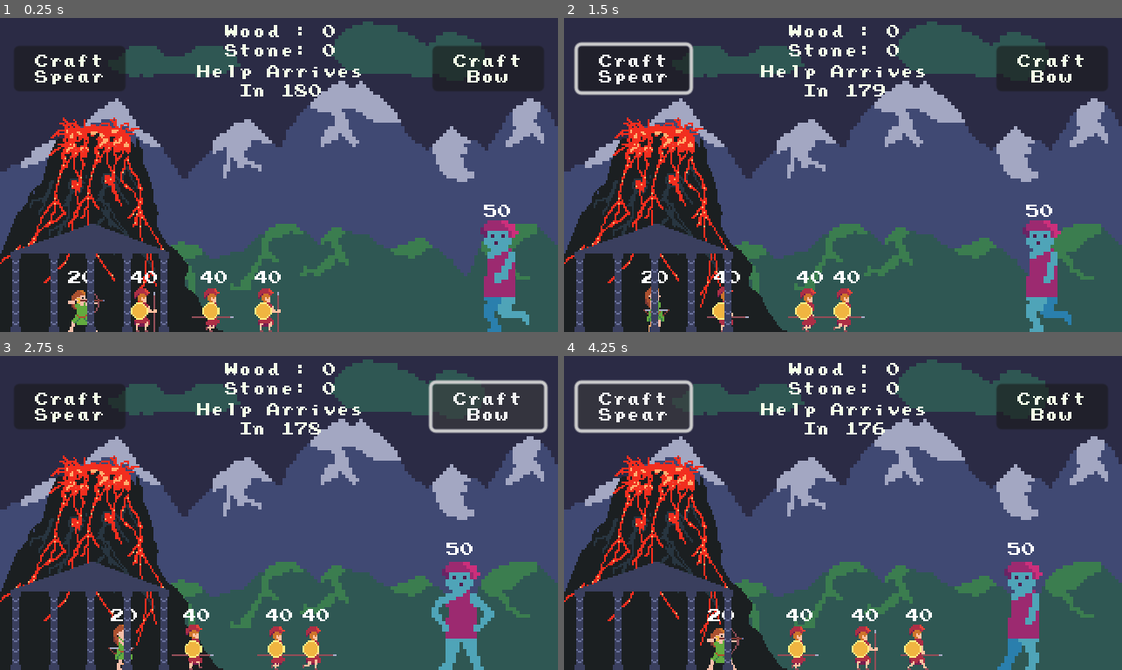
Above: before the commit, frames 1-4 (two rows, left to right).
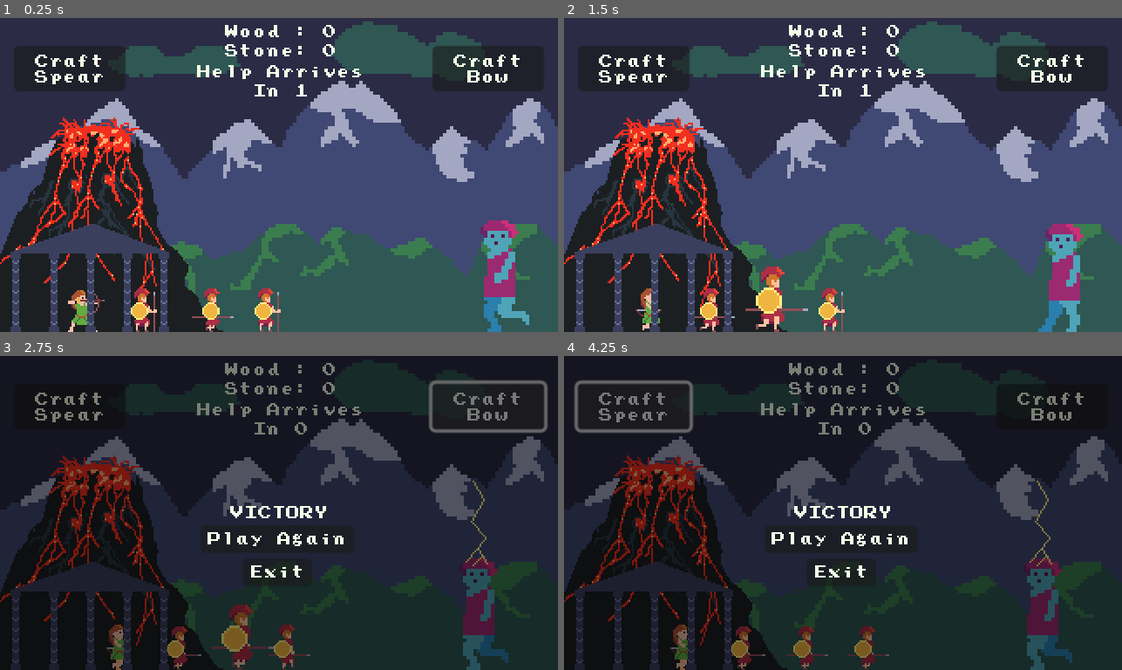
Above: after the commit, the same moments.

Repository: pjz987/Hephaestus
Game: Godot game, scene res://battle.tscn
Two runs of this game, one before a commit and one after it. Both use one fixed random seed, a clock stepped at 60 frames per second and the inputs below. The engine's default icon, where the game draws it, is replaced by a stand-in: a white triangle on a blue panel in a dark square.
Inputs (mouse positions are in pixels of both pictures, inside the frame that each line leads up to):
- Up to frame 1 (0.25 s): no input
- Up to frame 2 (1.5 s): click "Craft Spear" at 0.5 s; click (843, 200) at 1.25 s, where only the run after the commit has a clickable "Play Again"
- Up to frame 3 (2.75 s): click "Craft Bow" at 2 s
- Up to frame 4 (4.25 s): click (843, 538) at 2.75 s, where only the run after the commit has a clickable "Play Again"; click "Craft Spear" at 3.5 s

The runs differ from the first frame. In frame 1, 0.7% of the frame differs, in the area x 12-92%, y 21-85%; in frame 2, 6.8%; in frame 3, 87%; in frame 4, 88%, in the area x 0-100%, y 0-100%.

Commit message:
aaaahhhhhhh

Diff:
--- a/archer.tscn
+++ b/archer.tscn
@@ -103,6 +103,7 @@
 shape = SubResource("RectangleShape2D_t0s6b")
 
 [node name="Label" type="Label" parent="."]
+visible = false
 texture_filter = 1
 offset_left = -8.0
 offset_top = -35.0
--- a/battle.gd
+++ b/battle.gd
@@ -13,6 +13,9 @@
 @onready var end_screen_label = $EndScreen/EndScreenLabel
 @onready var victory_countdown_label = $UI/VictoryCountdownLabel
 @onready var victory_timer = $VictoryTimer
+
+var zapsound = MasterAudio.get_child(9)
+var thundsound = MasterAudio.get_child(10)
 
 
 func _ready():
@@ -76,6 +79,9 @@
 
 func _on_victory_timer_timeout():
 	GameManager.win_game()
+	zapsound.play()
 	end_screen_label.text = 'VICTORY'
 	end_screen.visible = true
 	end_screen.z_index = 2
+	thundsound.play()
+	#await get_tree().create_timer(1.0).timeout
--- a/battle.tscn
+++ b/battle.tscn
@@ -174,7 +174,6 @@
 "
 
 [node name="VictoryTimer" type="Timer" parent="."]
-wait_time = 180.0
 one_shot = true
 autostart = true
 
--- a/giant.tscn
+++ b/giant.tscn
@@ -181,6 +181,7 @@
 shape = SubResource("RectangleShape2D_654nm")
 
 [node name="Label" type="Label" parent="."]
+visible = false
 texture_filter = 1
 offset_left = -8.0
 offset_top = -73.0
--- a/soldier.tscn
+++ b/soldier.tscn
@@ -133,6 +133,7 @@
 shape = SubResource("RectangleShape2D_t0s6b")
 
 [node name="Label" type="Label" parent="."]
+visible = false
 texture_filter = 1
 offset_left = -8.0
 offset_top = -35.0
